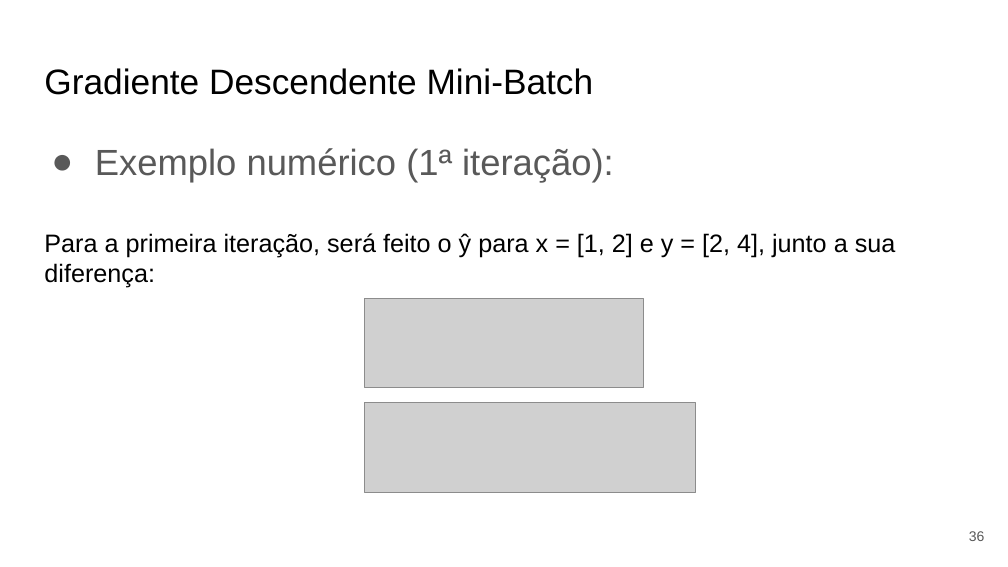
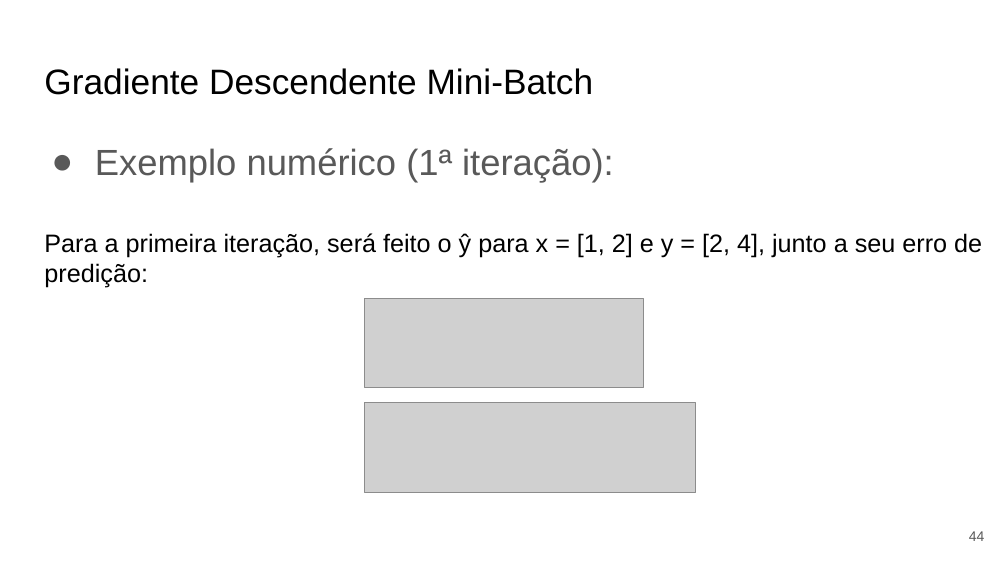
Before and after one commit to Redes-Neurais-2025-1/G5_DescidasGradiente_Fitting_Regularizacao, a slide deck: slide 44 of documentos/apresentacao.pptx (slide 36 before the commit). Drawn at 1008x567 pixels with LibreOffice and Linux fonts; fonts in the diff are those of the drawing; grey boxes stand for pictures. Boxes give left, top, right and bottom in pixels: in the first picture for what was removed or moved away, otherwise in the second. Text is boxed around its words. In the diff, an @@ line names an element or a change of style, - is before the commit and + after.

```diff
--- a/documentos/apresentacao.pptx
+++ b/documentos/apresentacao.pptx
@@ text at [44, 233, 982, 287]: text changed @@
-Para a primeira iteração, será feito o ŷ para x = [1, 2] e y = [2, 4], junto a sua diferença:
+Para a primeira iteração, será feito o ŷ para x = [1, 2] e y = [2, 4], junto a seu erro de predição:
@@ page number at [969, 531, 985, 541]: text changed @@
-36
+44
```
Also in this commit, not shown: 23 other slides changed, 14 slides added, 4 slides removed, 1 other file.
